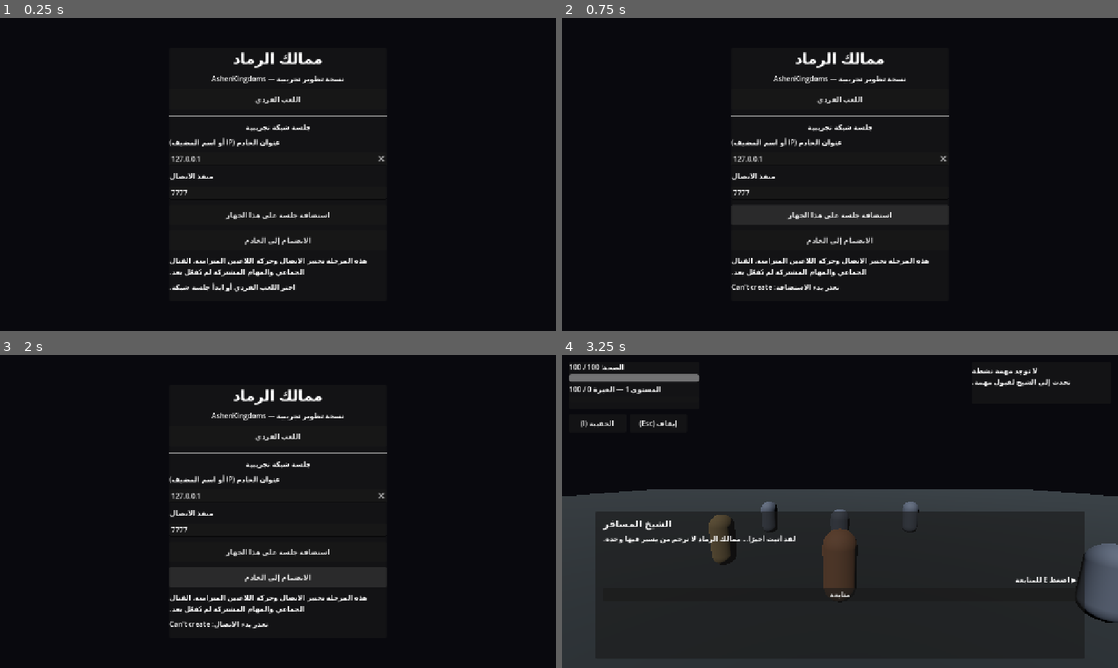
Above: before the commit, frames 1-4 (two rows, left to right).
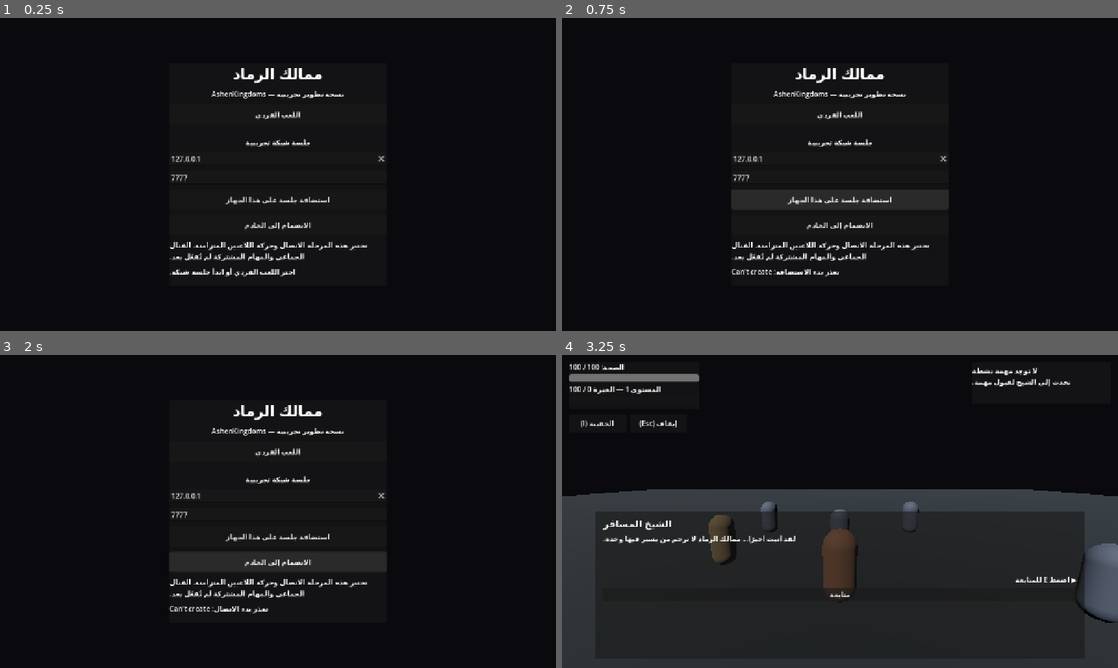
Above: after the commit, the same moments.

Repository: areagleegy/AshenKingdoms
Game: Godot game, scene res://scenes/ui/MainMenu.tscn
The game is run twice, just before and just after one commit, with the same random seed, the same clock (stepped at 60 frames per second) and the same inputs.
Inputs (mouse positions are in pixels of both pictures, inside the frame that each line leads up to):
- Up to frame 1 (0.25 s): no input
- Up to frame 2 (0.75 s): click "استضافة جلسة على هذا الجهاز" at 0.5 s
- Up to frame 3 (2 s): click "الانضمام إلى الخادم" at 1.25 s
- Up to frame 4 (3.25 s): click "اللعب الفردي" at 2 s; tap Enter (ui_accept) at 2.75 s; move the mouse to (867, 511) at 2.77 s; hold W (move_forward) from 2.78 s (still down); click (867, 511) at 2.85 s; tap Space (jump) at 3.02 s

The runs differ from the first frame. In frame 1, 3.9% of the frame differs, in the area x 30-70%, y 10-88%; in frame 2, 4.0%; in frame 3, 3.8%; in frame 4, less than 0.1%.

Commit message:
Disable ENet lobby controls on Web exports

Diff:
--- a/scripts/ui/main_menu.gd
+++ b/scripts/ui/main_menu.gd
@@ -71,46 +71,44 @@
 	network_title.horizontal_alignment = HORIZONTAL_ALIGNMENT_CENTER
 	layout.add_child(network_title)
 
-	var address_label := Label.new()
-	address_label.text = "عنوان الخادم (IP أو اسم المضيف)"
-	layout.add_child(address_label)
-
 	_address_input = LineEdit.new()
 	_address_input.text = "127.0.0.1"
-	_address_input.placeholder_text = "مثال: 192.168.1.20"
+	_address_input.placeholder_text = "عنوان الخادم (IP أو اسم المضيف)"
 	_address_input.clear_button_enabled = true
 	layout.add_child(_address_input)
 
-	var port_label := Label.new()
-	port_label.text = "منفذ الاتصال"
-	layout.add_child(port_label)
-
 	_port_input = LineEdit.new()
 	_port_input.text = str(DEFAULT_PORT)
-	_port_input.placeholder_text = str(DEFAULT_PORT)
+	_port_input.placeholder_text = "منفذ الاتصال"
 	_port_input.max_length = 5
 	_port_input.virtual_keyboard_type = LineEdit.KEYBOARD_TYPE_NUMBER
 	layout.add_child(_port_input)
 
+	var network_supported := not OS.has_feature("web")
 	var host_button := Button.new()
 	host_button.text = "استضافة جلسة على هذا الجهاز"
 	host_button.custom_minimum_size = Vector2(0.0, 46.0)
+	host_button.disabled = not network_supported
 	host_button.pressed.connect(_start_host)
 	layout.add_child(host_button)
 
 	_join_button = Button.new()
 	_join_button.text = "الانضمام إلى الخادم"
 	_join_button.custom_minimum_size = Vector2(0.0, 46.0)
+	_join_button.disabled = not network_supported
 	_join_button.pressed.connect(_start_client)
 	layout.add_child(_join_button)
 
 	var note := Label.new()
-	note.text = "هذه المرحلة تختبر الاتصال وحركة اللاعبين المتزامنة. القتال الجماعي والمهام المشتركة لم تُفعّل بعد."
+	if network_supported:
+		note.text = "تختبر هذه المرحلة الاتصال وحركة اللاعبين المتزامنة. القتال الجماعي والمهام المشتركة لم تُفعّل بعد."
+	else:
+		note.text = "نسخة Web تدعم اللعب الفردي في هذه المرحلة. جلسة ENet التجريبية متاحة عبر Desktop أو Android."
 	note.autowrap_mode = TextServer.AUTOWRAP_WORD_SMART
 	layout.add_child(note)
 
 	_status_label = Label.new()
-	_status_label.text = "اختر اللعب الفردي أو ابدأ جلسة شبكة."
+	_status_label.text = "اختر اللعب الفردي أو ابدأ جلسة شبكة." if network_supported else "استخدم نسخة Desktop أو Android لاختبار الشبكة."
 	_status_label.autowrap_mode = TextServer.AUTOWRAP_WORD_SMART
 	_status_label.custom_minimum_size = Vector2(0.0, 44.0)
 	layout.add_child(_status_label)
@@ -124,6 +122,9 @@
 
 
 func _start_host() -> void:
+	if OS.has_feature("web"):
+		_set_status("الاستضافة عبر ENet غير متاحة في نسخة Web.")
+		return
 	var port := _read_port()
 	if port < 1 or port > 65535:
 		_set_status("أدخل منفذًا صحيحًا بين 1 و65535.")
@@ -137,6 +138,9 @@
 
 
 func _start_client() -> void:
+	if OS.has_feature("web"):
+		_set_status("الاتصال عبر ENet غير متاح في نسخة Web.")
+		return
 	var port := _read_port()
 	var address := _address_input.text.strip_edges()
 	if address.is_empty():
